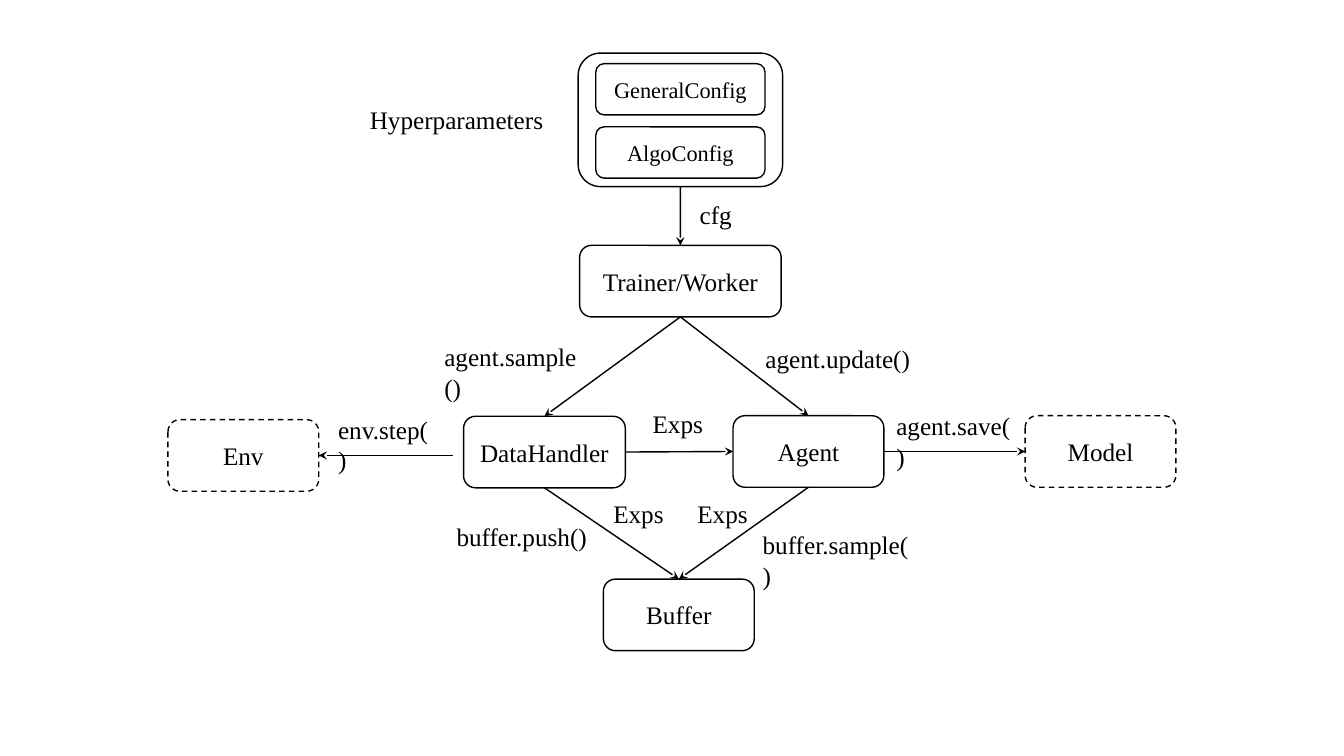
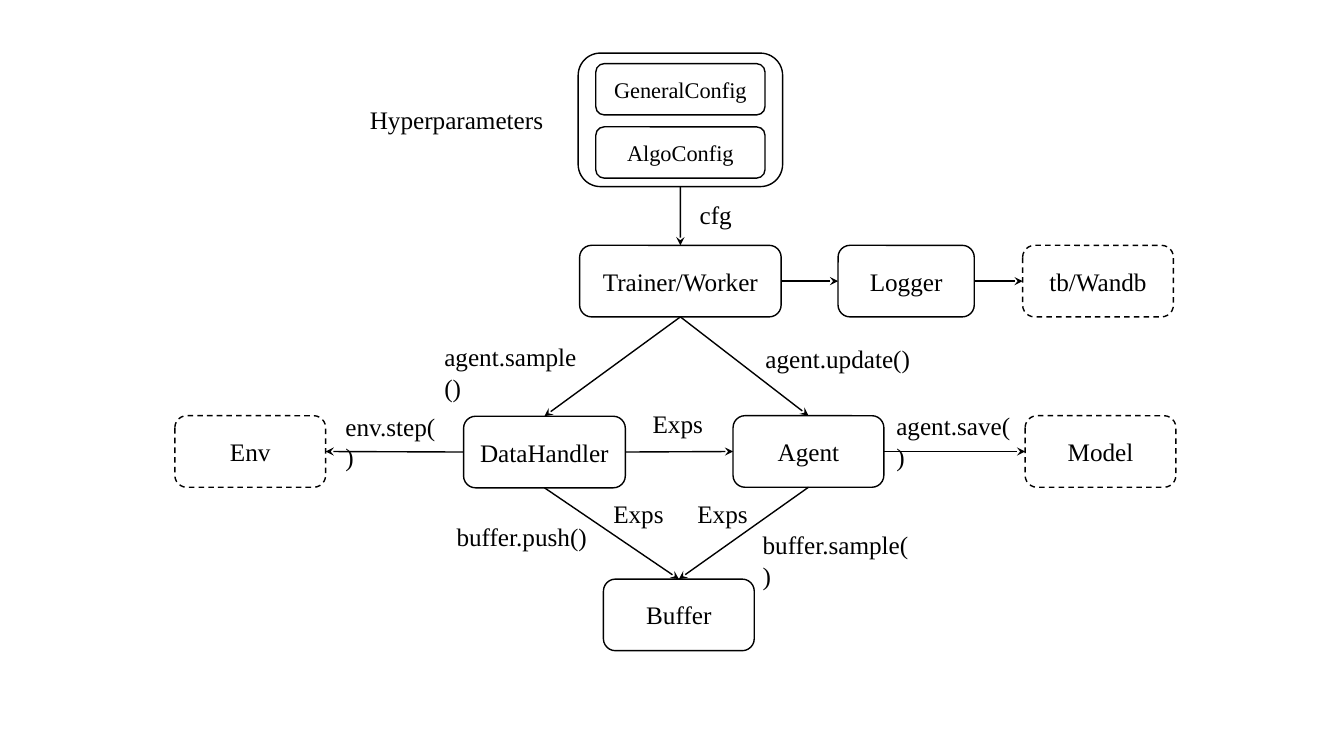
Before and after one commit to johnjim0816/joyrl-offline, a slide deck: slide 2 of docs/main.pptx. Drawn at 1344x756 pixels with LibreOffice and Linux fonts; fonts in the diff are those of the drawing. Boxes give left, top, right and bottom in pixels: in the first picture for what was removed or moved away, otherwise in the second. Text is boxed around its words. In the diff, an @@ line names an element or a change of style, - is before the commit and + after.

Commit message:
update

```diff
--- a/docs/main.pptx
+++ b/docs/main.pptx
@@ rounded rectangle added at <box>838,245,974,317</box>, outline #000000 1 pt, 18 pt, text #000000 @@
+Logger
@@ rounded rectangle added at <box>1023,245,1175,317</box>, outline #000000 1 pt dashed, 18 pt, text #000000 @@
+tb/Wandb
@@ arrow added from (781, 281) to (838, 281), #000000 1 pt @@
@@ arrow added from (975, 281) to (1023, 281), #000000 1 pt @@
@@ rounded rectangle "Env": place and size @@
-rounded rectangle "Env" at <box>168,419,320,491</box>
+rounded rectangle "Env" at <box>174,415,326,487</box>
@@ text "env.step()": place and size @@
-text "env.step()" at <box>338,421,428,445</box>
+text "env.step()" at <box>345,419,435,442</box>
@@ arrow moved from (453, 456) - (319, 456) to (464, 452) - (326, 452) @@
```
Also in this commit, not shown: 1 other slide changed.
